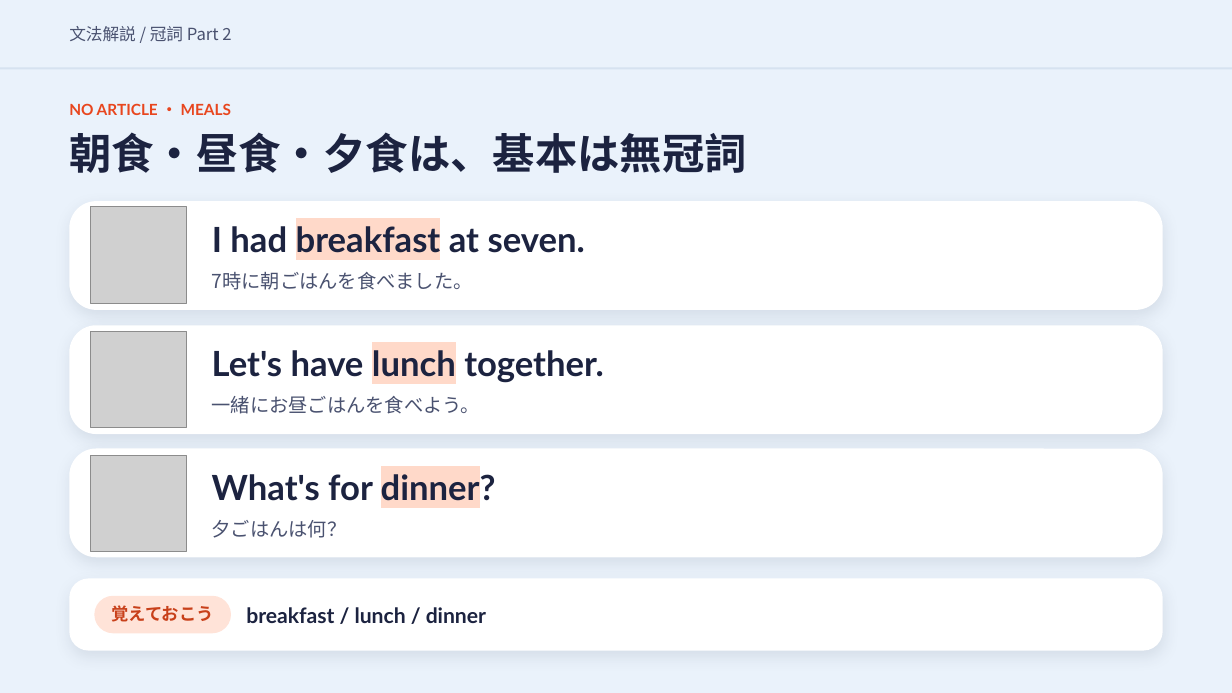
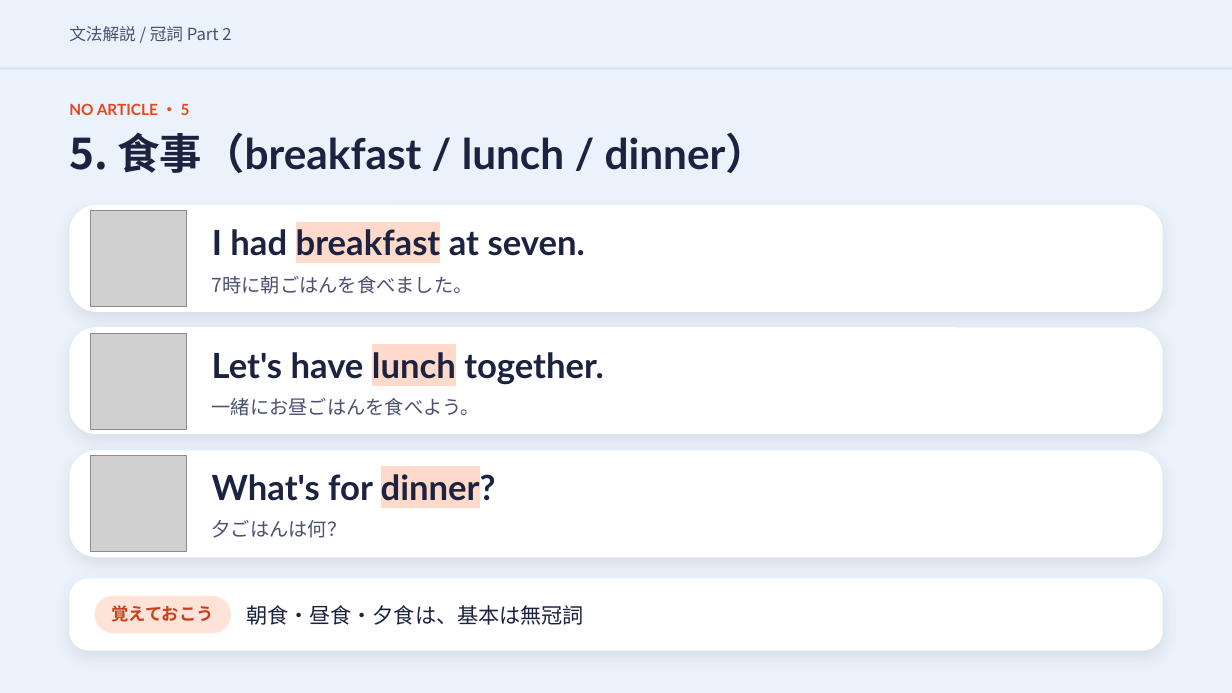
Before and after one commit to hinakajisaki-dev/hina-english, a slide deck: slide 27 of matome/articles-2/articles-2-slides.pptx. Drawn at 1232x693 pixels with LibreOffice and Linux fonts; fonts in the diff are those of the drawing; grey boxes stand for pictures. Boxes give left, top, right and bottom in pixels: in the first picture for what was removed or moved away, otherwise in the second. Text is boxed around its words. In the diff, an @@ line names an element or a change of style, - is before the commit and + after.

```diff
--- a/matome/articles-2/articles-2-slides.pptx
+++ b/matome/articles-2/articles-2-slides.pptx
@@ text at (69, 103, 190, 115): text changed @@
-NO ARTICLE ・ MEALS
+NO ARTICLE ・ 5
@@ text at (69, 132, 769, 173): text changed; font Noto Sans CJK JP to Lato @@
-朝食・昼食・夕食は、基本は無冠詞
+5. 食事（breakfast / lunch / dinner）
@@ 2 texts, 1 picture, 1 rounded rectangle: place and size @@
-2 texts, 1 picture, 1 rounded rectangle at (69, 201, 1163, 311)
+2 texts, 1 picture, 1 rounded rectangle at (69, 205, 1163, 312)
@@ proportions changed in 3 elements at (69, 327, 1163, 434), (69, 451, 1163, 558), (69, 205, 1163, 312) @@
@@ text at (246, 605, 583, 625): text changed; font Lato to Noto Sans CJK JP; bold off @@
-breakfast / lunch / dinner
+朝食・昼食・夕食は、基本は無冠詞
```
Also in this commit, not shown: 9 other slides changed, 2 slides added, 2 slides removed, 9 other files.
